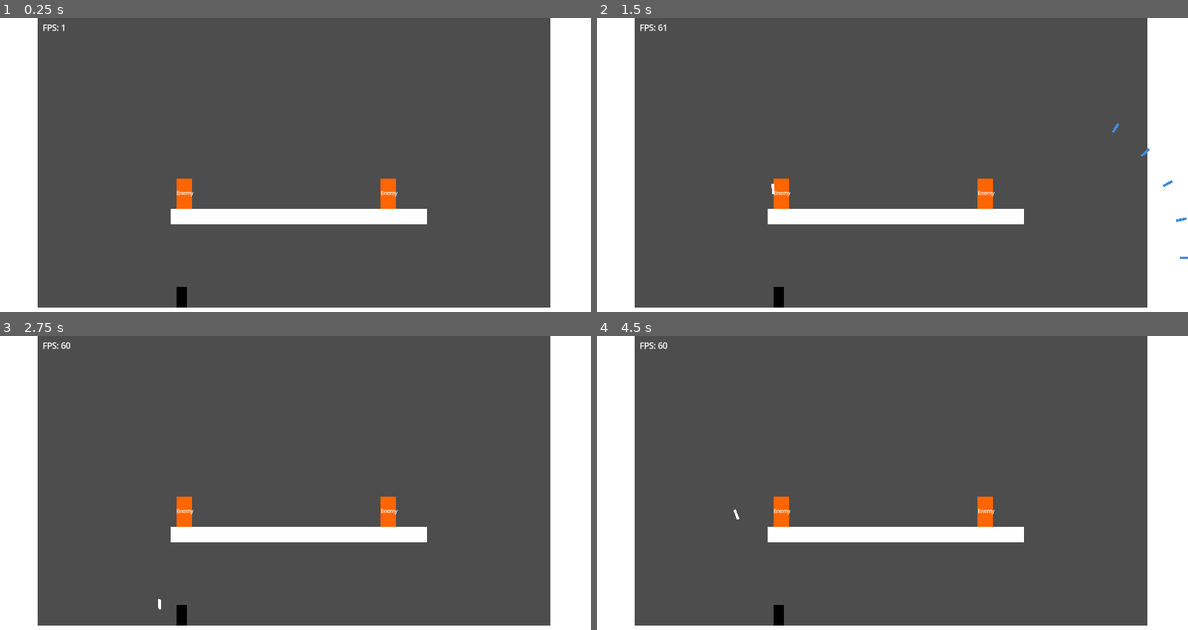
Above: before the commit, frames 1-4 (two rows, left to right).
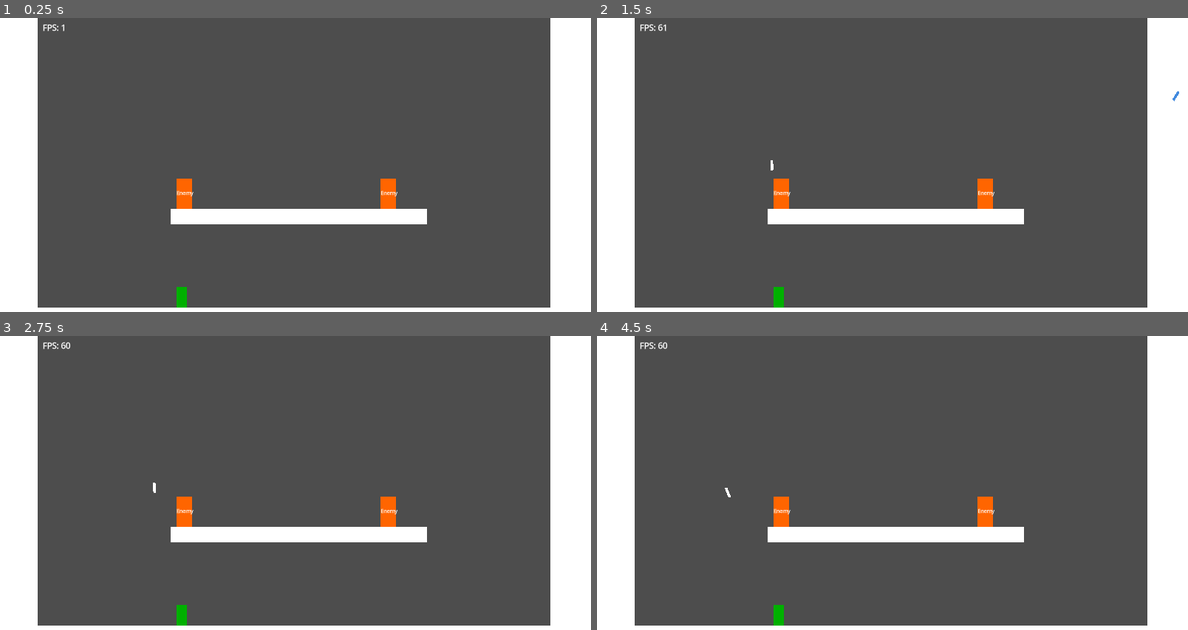
Above: after the commit, the same moments.

Repository: hpi-swa-lab/godot-pronto
Game: Godot game, scene res://prototypes/i2w1-Terraria-Bow.tscn
Same seed, same stepped clock (60 frames per second), same inputs: the game is played once before the commit and once after it. The project has no main scene, so this scene is started directly.
Inputs (mouse positions are in pixels of both pictures, inside the frame that each line leads up to):
- Up to frame 1 (0.25 s): no input
- Up to frame 2 (1.5 s): tap Enter at 0.5 s; move the mouse to (1022, 167) at 0.52 s; hold Right (ui_right) 0.53-1.25 s; tap J at 0.6 s; click (1022, 167) at 0.67 s; tap Up (ui_up) at 0.77 s; tap Space at 1.25 s; drag from (774, 200) to (862, 250) at 1.27 s
- Up to frame 3 (2.75 s): move the mouse to (354, 430) at 2.02 s; hold Left (ui_left) from 2.03 s (still down); tap I at 2.1 s
- Up to frame 4 (4.5 s): release Left (ui_left) at 2.75 s; drag from (862, 568) to (715, 450) at 2.77 s; move the mouse to (1069, 550) at 3.52 s; hold Right (ui_right) 3.53-4.25 s; tap Tab at 3.6 s; tap Up (ui_up) at 3.77 s; tap Enter at 4.25 s; drag from (715, 450) to (803, 418) at 4.27 s

The runs differ from the first frame. In frame 1, 0.1% of the frame differs, in the area x 29-32%, y 91-99%; in frame 2, 0.2%, in the area x 29-100%, y 24-99%; in frame 3, 0.2%; in frame 4, 0.2%.

Commit message:
Adapt values

Diff:
--- a/prototypes/i2w1-Terraria-Bow.tscn
+++ b/prototypes/i2w1-Terraria-Bow.tscn
@@ -29,7 +29,7 @@
 invoke = ""
 arguments = []
 only_if = "return true"
-expression = "instance.get_node(\"Move\").move_direction(Vector2.RIGHT * 20)"
+expression = "instance.get_node(\"Move\").move_direction(Vector2.RIGHT * instance.get_node(\"ArrowSpeed\").value)"
 
 [sub_resource type="Resource" id="Resource_aui80"]
 script = ExtResource("4_4k4rh")
@@ -166,7 +166,7 @@
 
 [node name="Placeholder" type="Node2D" parent="Player"]
 script = ExtResource("2_nrhwd")
-color = Color(0, 0, 0, 1)
+color = Color(0, 0.690196, 0, 1)
 placeholder_size = Vector2(20, 40)
 
 [node name="Controls" type="Node2D" parent="Player"]
@@ -220,6 +220,13 @@
 to = 100.0
 value = 20.0
 
+[node name="ArrowSpeed" type="Node2D" parent="Player/Spawner/Arrow"]
+position = Vector2(-91, -310)
+script = ExtResource("9_kml0a")
+from = 10.0
+to = 30.0
+value = 25.0
+
 [node name="SplitButton" type="Node2D" parent="."]
 position = Vector2(452, 552)
 script = ExtResource("9_x4p0j")
@@ -233,8 +240,6 @@
 
 [node name="SplitArrow" type="RigidBody2D" parent="SplitButton/Spawner"]
 position = Vector2(36, 0)
-mass = 20.0
-inertia = 20.0
 center_of_mass_mode = 1
 
 [node name="Placeholder" type="Node2D" parent="SplitButton/Spawner/SplitArrow"]
@@ -250,7 +255,7 @@
 rotated = true
 
 [node name="SplitArrowDamage" type="Node2D" parent="SplitButton/Spawner/SplitArrow"]
-position = Vector2(-137, -507)
+position = Vector2(-200, -501)
 script = ExtResource("9_kml0a")
 to = 100.0
 value = 10.0
@@ -268,14 +273,14 @@
 metadata/pronto_connections = [SubResource("Resource_spt21")]
 
 [node name="NumberOfArrows" type="Node2D" parent="SplitButton"]
-position = Vector2(-256, -521)
+position = Vector2(-34, -320)
 script = ExtResource("9_kml0a")
 from = 3.0
 to = 9.0
 value = 5.0
 
 [node name="SplitAngle" type="Node2D" parent="SplitButton"]
-position = Vector2(-302, -521)
+position = Vector2(-92, -318)
 script = ExtResource("9_kml0a")
 from = 1.0
 to = 30.0
